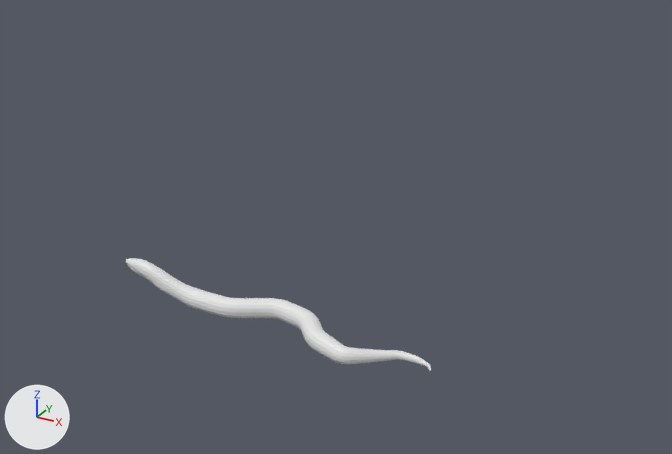
One commit to the Blender file diorama.blend: the scene before it, then after it.
Rendered twice from a 50 mm lens placed at (7.03, -15.67, 10.4), pointed at (-1.67, 0.15, 2.49). Arrows for +X, +Y and +Z are at lower left; the lights stay in place. The first picture is the older version.

In view in the first picture: 'snake'.
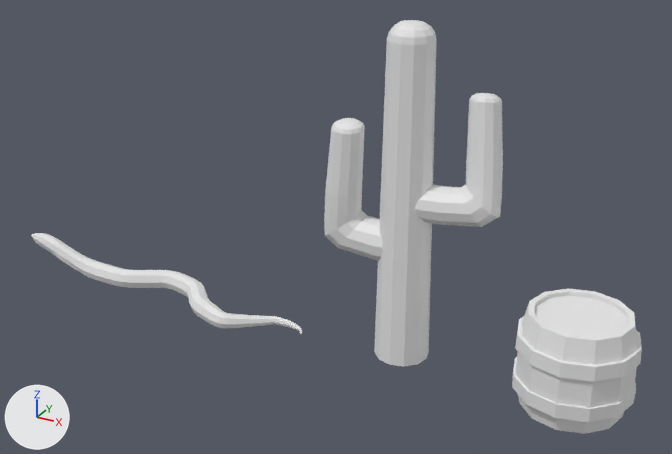
What differs and where, as boxes [x1, y1, x2, y2] in the pictures (672 x 454 px):
```json
{"object": "cactus", "change": "shown", "after": [324, 20, 503, 366]}
{"object": "barrel", "change": "added", "after": [512, 289, 642, 434]}
{"object": "snake", "change": "moved", "before": [126, 258, 431, 371], "after": [31, 233, 302, 334]}
```

Edits to the scene script, one JSON object a line:
```json
{"op": "add", "block": "mat_material", "code": ["mat_material = principled_material('Material')", "mat_material.base_color = (0.8, 0.8, 0.8)  # white #e7e7e7", "mat_material.roughness = 0.952"]}
{"op": "add", "block": "me_cylinder", "code": ["me_cylinder = bpy.data.meshes.new('Cylinder')", "me_cylinder.from_pydata(...)  # 220 vertices, 216 faces; spans x -1.18..1.18, y -1.18..1.18, z -0.09..1.91", "me_cylinder.materials.append(mat_material)  # its picture is missing"]}
{"op": "remove", "block": "ob_cactus", "code": "ob_cactus.hide_set(True)"}
{"op": "set", "path": "ob_snake.location", "old": "(0.0, -0.01, 0.0)", "new": "(-3.12, -0.01, 0.0)"}
{"op": "add", "block": "ob_barrel", "code": ["ob_barrel = bpy.data.objects.new('barrel', me_cylinder)", "ob_barrel.location = (3.65, 0.0, 0.0)", "_m = ob_barrel.modifiers.new('Boolean', 'BOOLEAN')"]}
```
